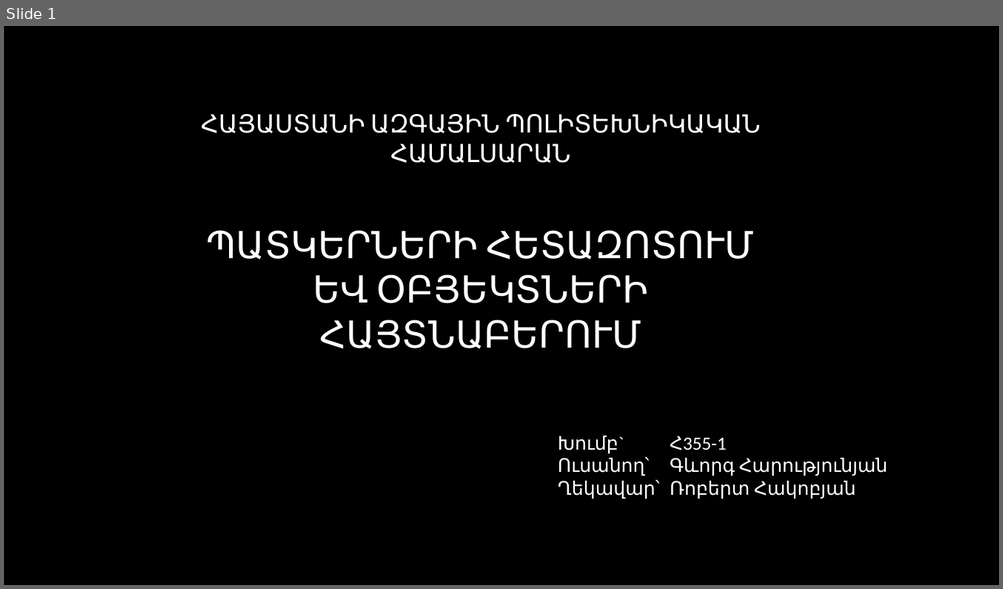
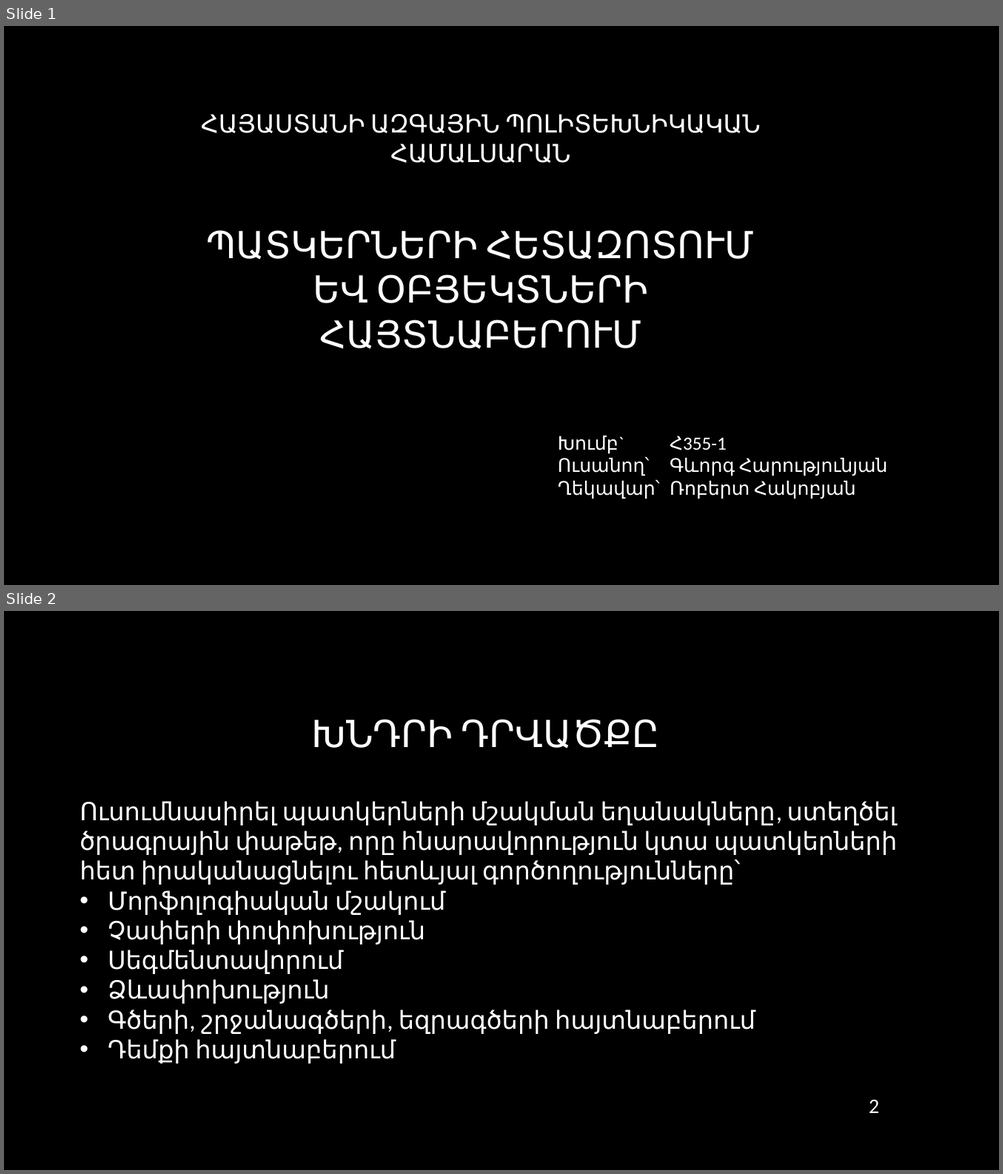
Before and after one commit to CGevorg/OpenKrypton, a slide deck: presentation/Presentation.pptx. Shown one above the other, each under a label of ours: slide 1 before the commit, slides 1 and 2 after it. The pictures are 1003x589 and 1003x1174 pixels, drawn with LibreOffice and Linux fonts; fonts in the diff are those of the drawing; background and template pictures are left out. Boxes give left, top, right and bottom in pixels: in the first picture for what was removed or moved away, otherwise in the second. Text is boxed around its words. In the diff, an @@ line names an element or a change of style, - is before the commit and + after.

```diff
--- a/presentation/Presentation.pptx
+++ b/presentation/Presentation.pptx
@@ slide 2 added at <box>4,611,999,1170</box>, background picture (left out) @@
@@ title added at <box>312,719,660,749</box>, 36 pt, text #FFFFFF @@
+ԽՆԴՐԻ ԴՐՎԱԾՔԸ
@@ text added at <box>79,801,896,1064</box>, 24 pt, text #FFFFFF @@
+Ուսումնասիրել պատկերների մշակման եղանակները, ստեղծել ծրագրային փաթեթ, որը հնարավորություն կտա պատկերների հետ իրականացնելու հետևյալ գործողությունները՝
+• Մորֆոլոգիական մշակում
+• Չափերի փոփոխություն
+• Սեգմենտավորում
+• Ձևափոխություն
+• Գծերի, շրջանագծերի, եզրագծերի հայտնաբերում
+• Դեմքի հայտնաբերում
@@ page number added at <box>868,1099,879,1113</box>, 20 pt, text #FFFFFF @@
+2
```
Also in this commit, not shown: 6 slides changed, 1 slide removed.
